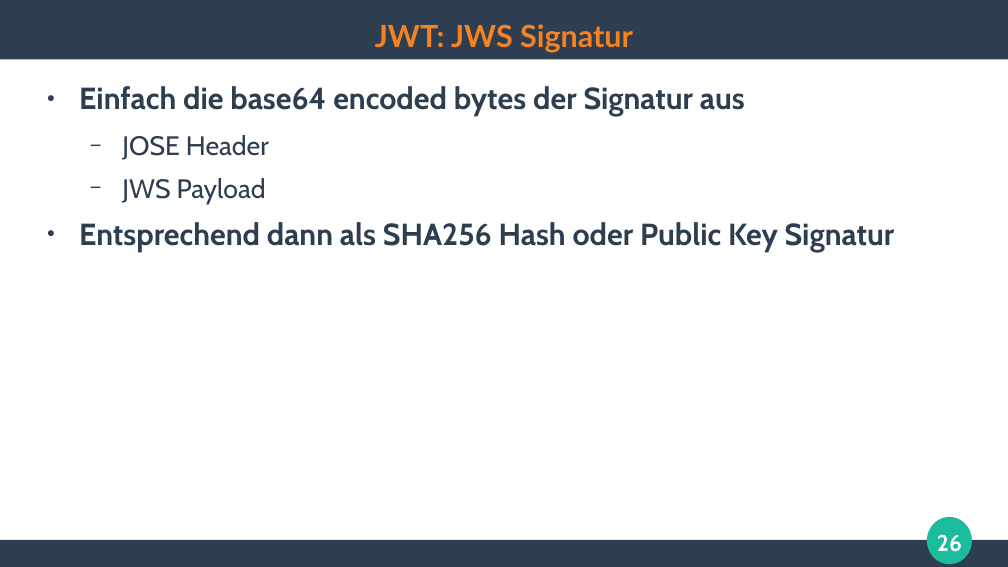
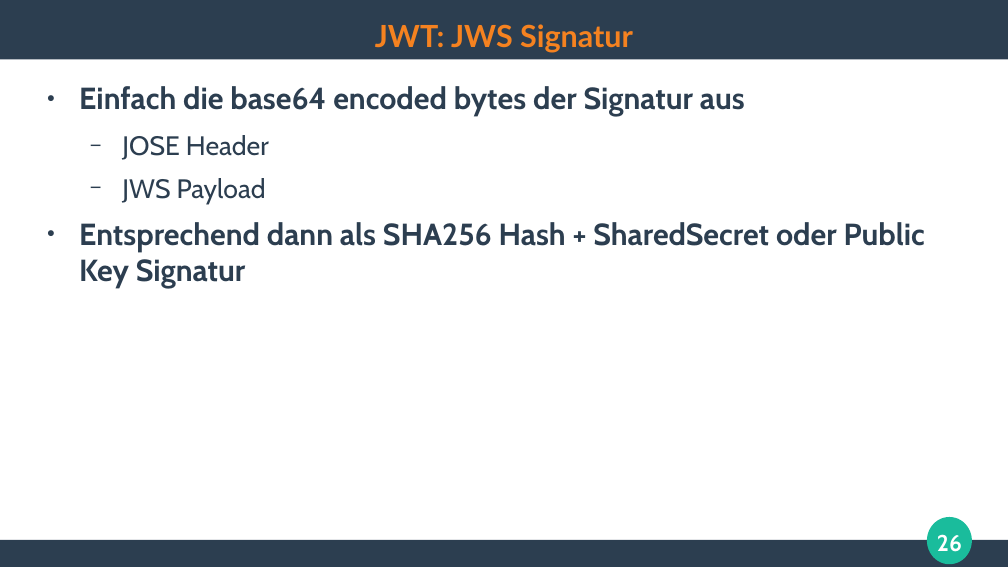
Before and after one commit to ghandmann/HS-AlbSig-WebAnwendungen2, a slide deck: slide 26 of Kapitel/07_Authentication.odp. Drawn at 1008x567 pixels with LibreOffice and Linux fonts; fonts in the diff are those of the drawing. Boxes give left, top, right and bottom in pixels: in the first picture for what was removed or moved away, otherwise in the second. Text is boxed around its words. In the diff, an @@ line names an element or a change of style, - is before the commit and + after.

Commit message:
fixed typo, added jwt.io

```diff
--- a/Kapitel/07_Authentication.odp
+++ b/Kapitel/07_Authentication.odp
@@ text at (79,222,925,288): text changed @@
-● Entsprechend dann als SHA256 Hash oder Public Key Signatur
+● Entsprechend dann als SHA256 Hash + SharedSecret oder Public Key Signatur
```
Also in this commit, not shown: 1 other slide changed, 1 slide added.
